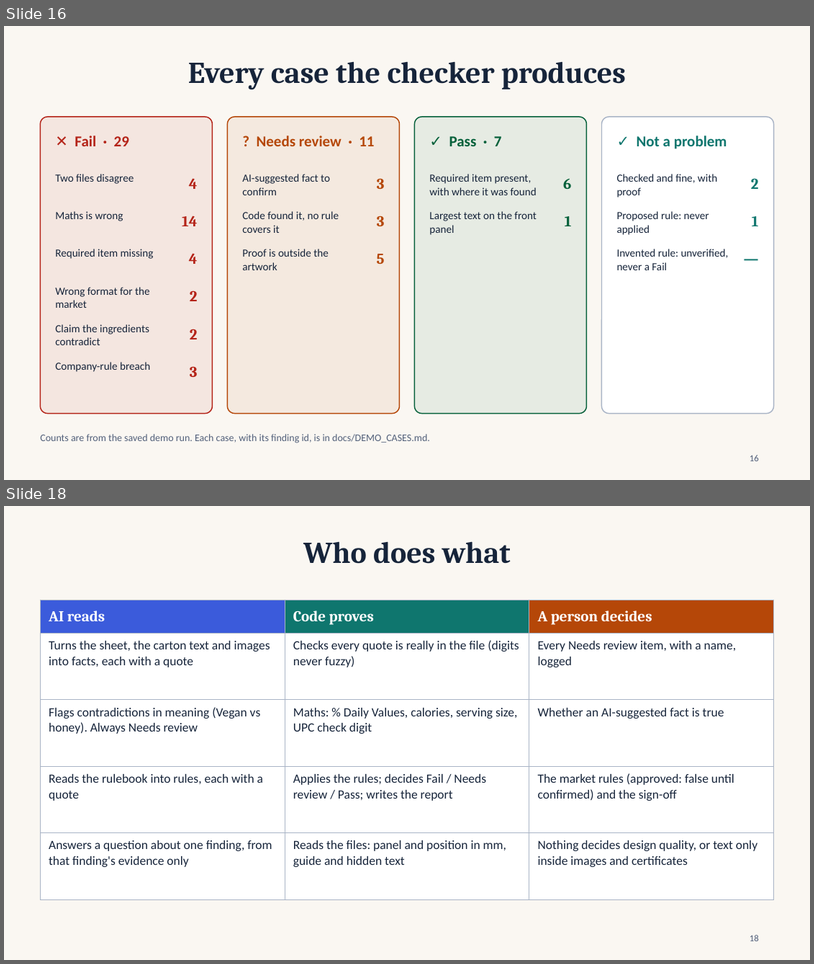
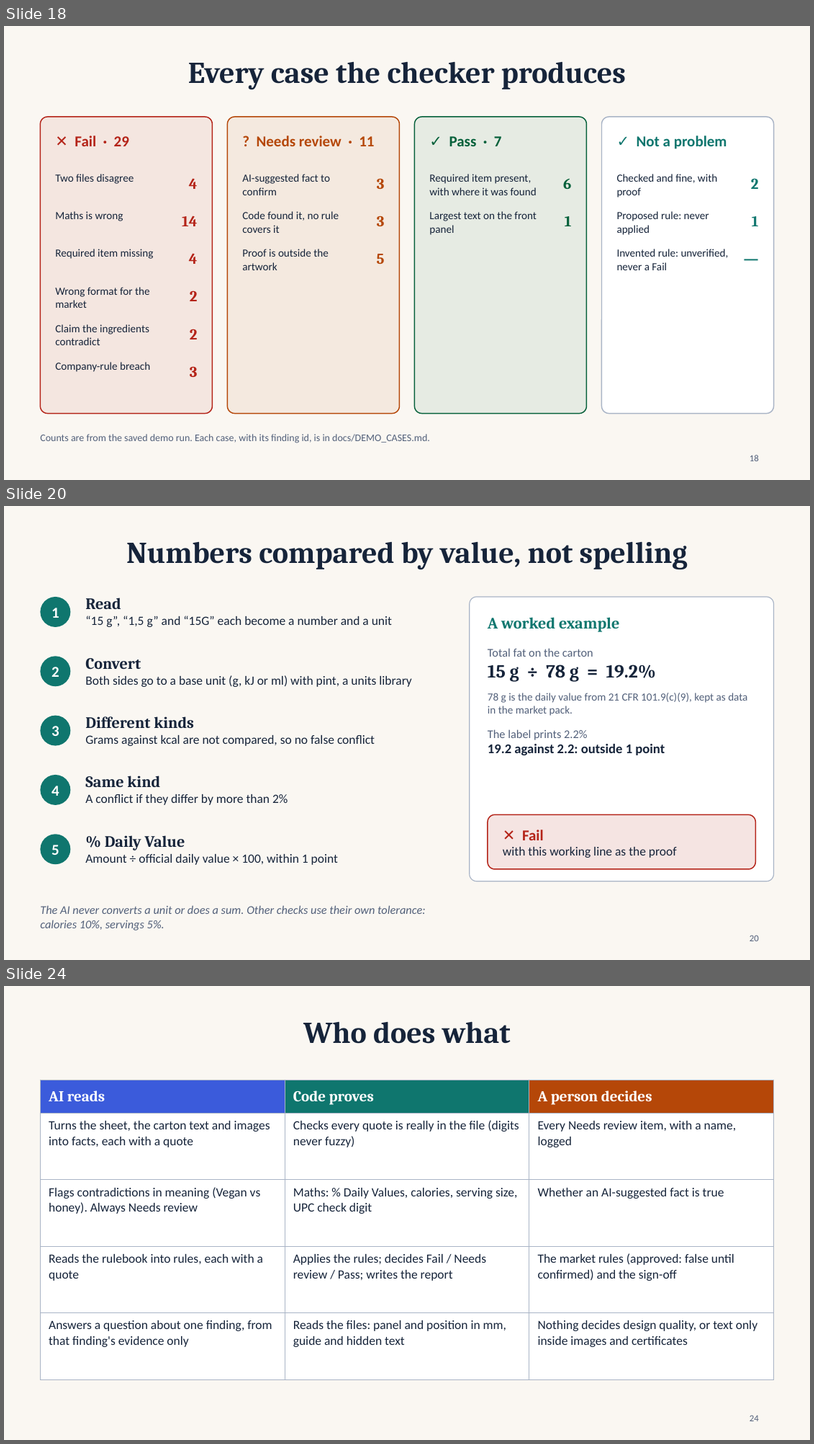
Before and after one commit to sogalabhi/esko, a slide deck: docs/deck/BriefForge.pptx. Shown one above the other, each under a label of ours: slides 16 and 18 before the commit, slides 18, 20 and 24 after it; the slides between them are not shown. The pictures are 814x964 and 814x1444 pixels, drawn with LibreOffice and Linux fonts; fonts in the diff are those of the drawing. Boxes give left, top, right and bottom in pixels: in the first picture for what was removed or moved away, otherwise in the second. Text is boxed around its words. In the diff, an @@ line names an element or a change of style, - is before the commit and + after.

Commit message:
docs: deck slides on updating a file, version history and token savings
Three new slides (pptx and pdf), measured numbers, screenshot; plan and slide content in PHASES and PPT_CONTENT.

```diff
--- a/docs/deck/BriefForge.pptx
+++ b/docs/deck/BriefForge.pptx
@@ slide 20 added at box(4, 506, 810, 960), background #FAF7F2 @@
@@ title added at box(126, 541, 688, 570), 36 pt, text #16243A, bold @@
+Numbers compared by value, not spelling
@@ ellipse added at box(40, 597, 70, 627), fill #0F766E @@
@@ text added at box(52, 608, 59, 618), 18 pt, text #FFFFFF, bold @@
+1
@@ text added at box(85, 597, 392, 627), 15 pt, text #16243A @@
+Read
+“15 g”, “1,5 g” and “15G” each become a number and a unit
@@ rounded rectangle added at box(470, 597, 774, 881), fill #FFFFFF, outline #A9B4C6 1 pt @@
@@ text added at box(488, 617, 620, 632), 19 pt, text #0F766E, bold @@
+A worked example
@@ ellipse added at box(40, 656, 70, 686), fill #0F766E @@
@@ text added at box(488, 648, 748, 755), 13 pt, text #52607A @@
+Total fat on the carton
+15 g ÷ 78 g = 19.2%
+78 g is the daily value from 21 CFR 101.9(c)(9), kept as data in the market pack.
+The label prints 2.2%
+19.2 against 2.2: outside 1 point
@@ text added at box(52, 667, 59, 677), 18 pt, text #FFFFFF, bold @@
+2
@@ text added at box(85, 658, 412, 687), 15 pt, text #16243A @@
+Convert
+Both sides go to a base unit (g, kJ or ml) with pint, a units library
@@ ellipse added at box(40, 716, 70, 746), fill #0F766E @@
@@ text added at box(85, 716, 375, 746), 15 pt, text #16243A @@
+Different kinds
+Grams against kcal are not compared, so no false conflict
@@ text added at box(52, 726, 59, 736), 18 pt, text #FFFFFF, bold @@
+3
@@ ellipse added at box(40, 775, 70, 805), fill #0F766E @@
@@ text added at box(52, 785, 59, 795), 18 pt, text #FFFFFF, bold @@
+4
@@ text added at box(85, 775, 288, 805), 15 pt, text #16243A @@
+Same kind
+A conflict if they differ by more than 2%
@@ rounded rectangle added at box(488, 815, 756, 869), fill #B42318 at 12% opacity, outline #B42318 1.25 pt @@
@@ text added at box(503, 829, 677, 857), 15 pt, text #16243A @@
+✕ Fail
+with this working line as the proof
@@ ellipse added at box(40, 834, 70, 864), fill #0F766E @@
@@ text added at box(52, 844, 59, 854), 18 pt, text #FFFFFF, bold @@
+5
@@ text added at box(85, 835, 338, 865), 15 pt, text #16243A @@
+% Daily Value
+Amount ÷ official daily value × 100, within 1 point
@@ text added at box(40, 905, 426, 930), 14 pt, text #52607A, italic @@
+The AI never converts a unit or does a sum. Other checks use their own tolerance: calories 10%, servings 5%.
@@ page number added at box(750, 934, 759, 941), 11 pt, text #52607A @@
+20
@@ what was slide 16 is now slide 18 @@
@@ what was slide 18 is now slide 24 @@
@@ page number at box(750, 1414, 759, 1421): text changed @@
-18
+24
```
Also in this commit, not shown: 3 slides changed, 5 other slides added, 6 other files.
